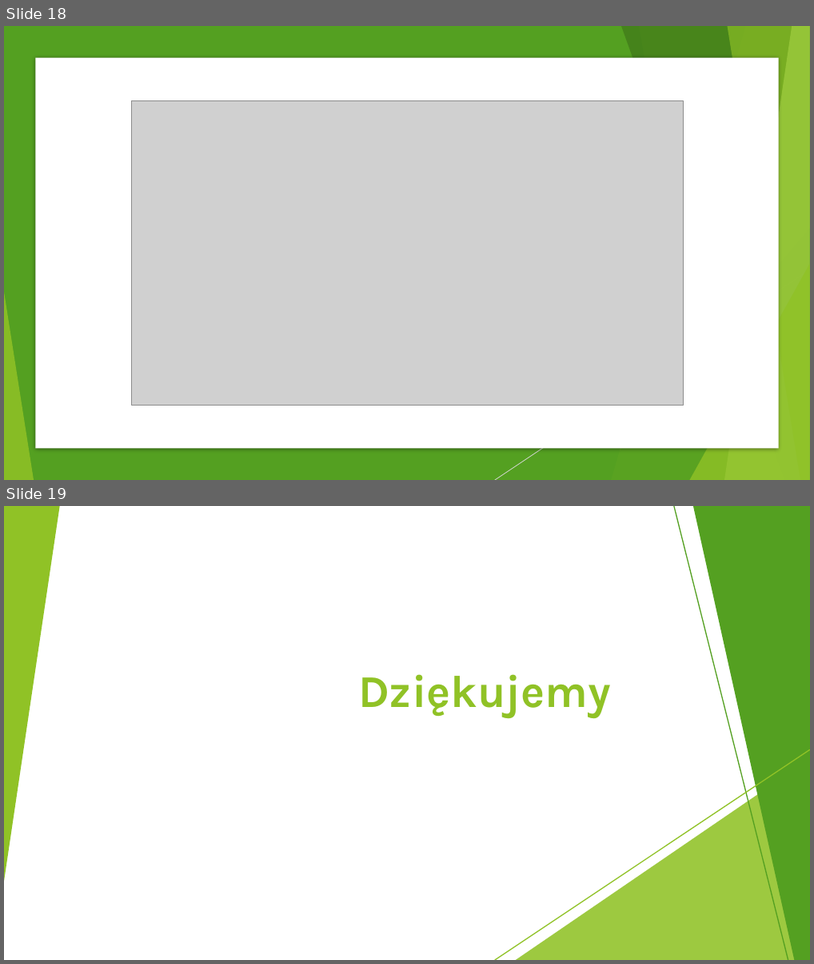
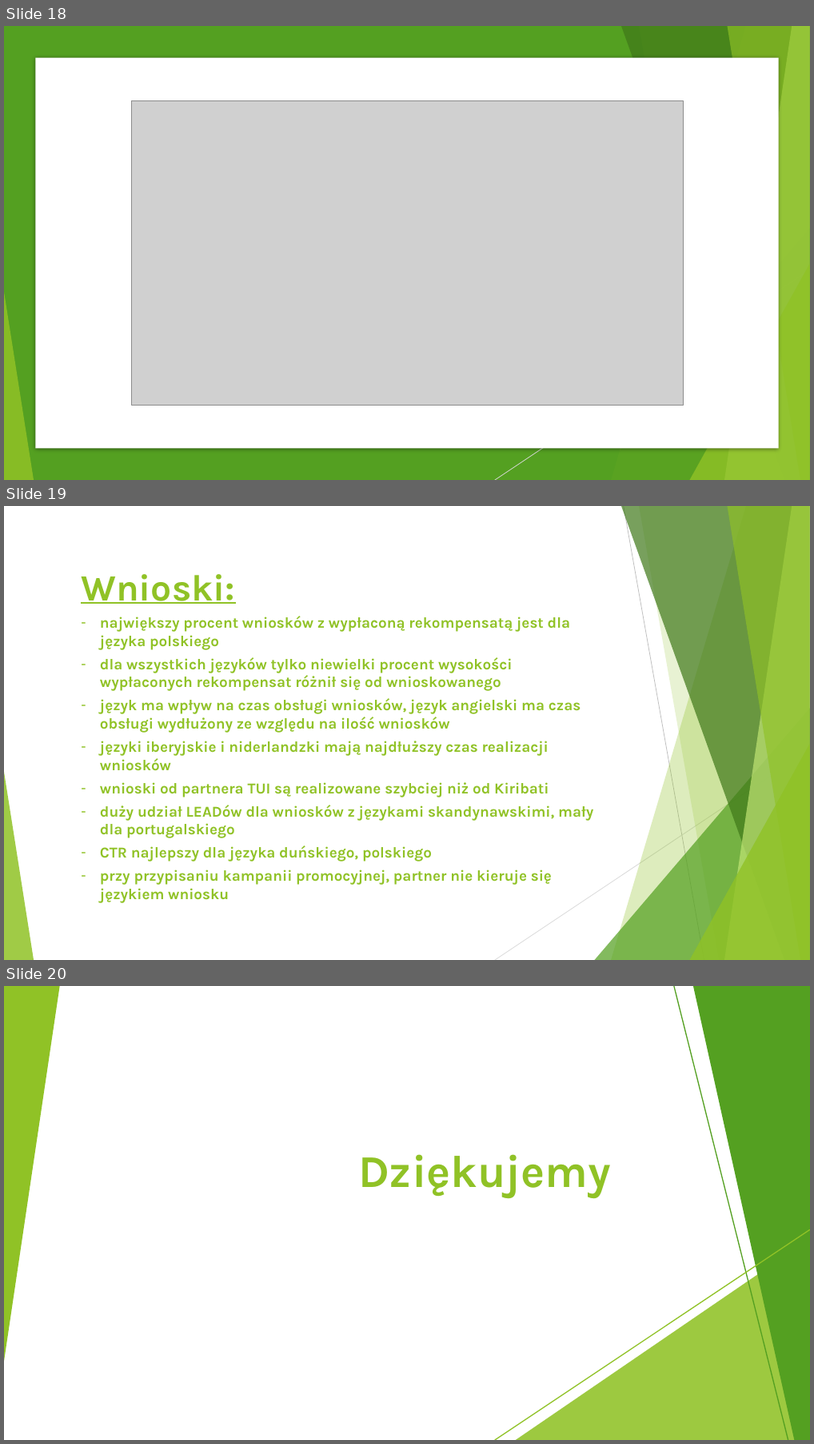
Before and after one commit to infoshareacademy/jdsz3-TeamB, a slide deck: projektsql/Czy język wniosku ma wpływ na jego obsługę.pptx. Shown one above the other, each under a label of ours: slides 18 and 19 before the commit, slides 18, 19 and 20 after it. The pictures are 814x964 and 814x1444 pixels, drawn with LibreOffice and Linux fonts; fonts in the diff are those of the drawing; grey boxes stand for pictures. Boxes give left, top, right and bottom in pixels: in the first picture for what was removed or moved away, otherwise in the second. Text is boxed around its words. In the diff, an @@ line names an element or a change of style, - is before the commit and + after.

Commit message:
dodano wnioski

```diff
--- a/projektsql/Czy język wniosku ma wpływ na jego obsługę.pptx
+++ b/projektsql/Czy język wniosku ma wpływ na jego obsługę.pptx
@@ slide 19 added at bbox=[4, 506, 810, 960], background #FFFFFF; not listed: 9 template elements that a slide beside it also shows @@
@@ text added at bbox=[81, 574, 594, 903], 18 pt, text #90C226, bold @@
+Wnioski:
+– największy procent wniosków z wypłaconą rekompensatą jest dla języka polskiego
+– dla wszystkich języków tylko niewielki procent wysokości wypłaconych rekompensat różnił się od wnioskowanego
+– język ma wpływ na czas obsługi wniosków, język angielski ma czas obsługi wydłużony ze względu na ilość wniosków
+– języki iberyjskie i niderlandzki mają najdłuższy czas realizacji wniosków
+– wnioski od partnera TUI są realizowane szybciej niż od Kiribati
+– duży udział LEADów dla wniosków z językami skandynawskimi, mały dla portugalskiego
+– CTR najlepszy dla języka duńskiego, polskiego
+– przy przypisaniu kampanii promocyjnej, partner nie kieruje się językiem wniosku
@@ line added from (810, 750) to (495, 960), #D9D9D9 0.75 pt @@
@@ what was slide 19 is now slide 20 @@
```
